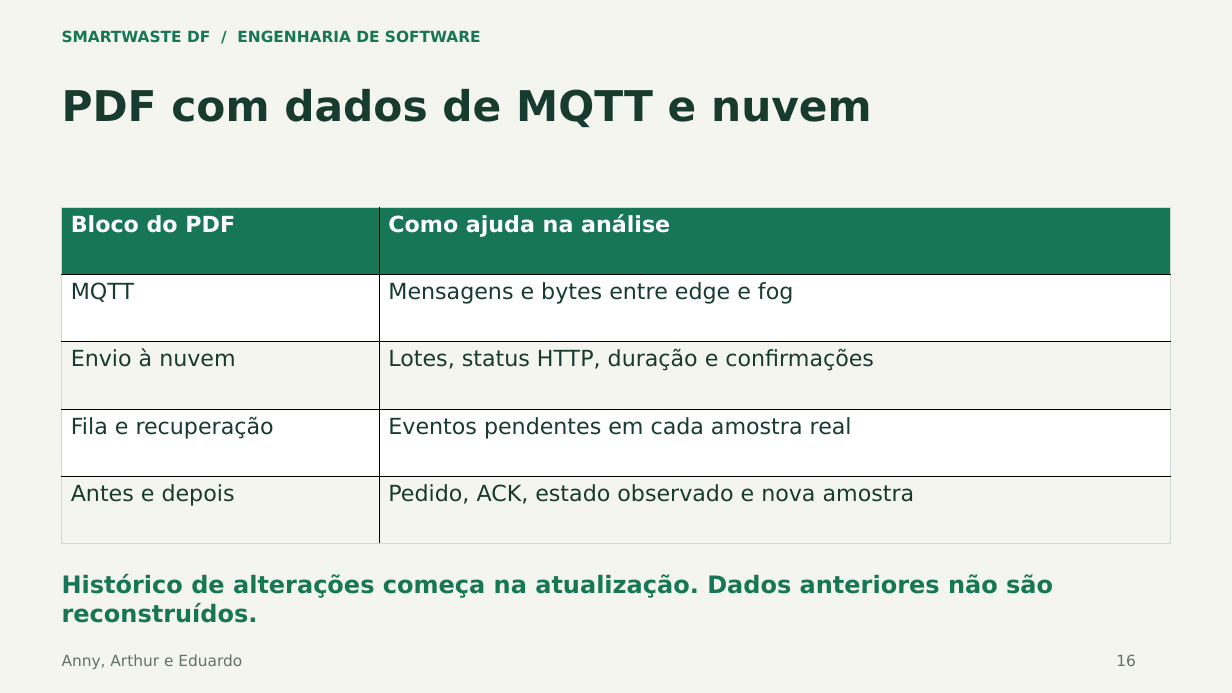
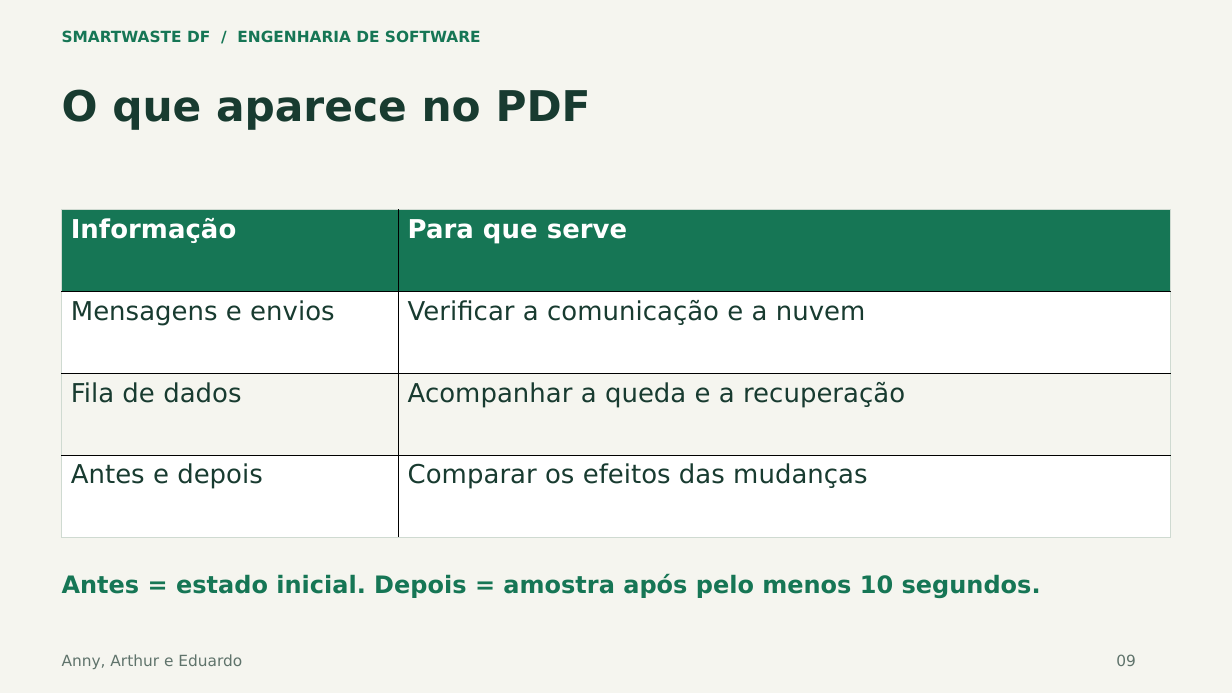
Before and after one commit to annygabb/IoT---Coleta, a slide deck: slide 9 of docs/entrega/SmartWaste_Apresentacao_Atualizada.pptx (slide 16 before the commit). Drawn at 1232x693 pixels with LibreOffice and Linux fonts; fonts in the diff are those of the drawing. Boxes give left, top, right and bottom in pixels: in the first picture for what was removed or moved away, otherwise in the second. Text is boxed around its words. In the diff, an @@ line names an element or a change of style, - is before the commit and + after.

Commit message:
docs: simplifica apresentação para dez slides com termos explicados

```diff
--- a/docs/entrega/SmartWaste_Apresentacao_Atualizada.pptx
+++ b/docs/entrega/SmartWaste_Apresentacao_Atualizada.pptx
@@ text at (x1=62, y1=89, x2=591, y2=130): text changed @@
-PDF com dados de MQTT e nuvem
+O que aparece no PDF
@@ table at (x1=62, y1=210, x2=1171, y2=537) @@
-row 1: Bloco do PDF | Como ajuda na análise
-row 2: MQTT | Mensagens e bytes entre edge e fog
-row 3: Envio à nuvem | Lotes, status HTTP, duração e confirmações
-row 4: Fila e recuperação | Eventos pendentes em cada amostra real
-row 5: Antes e depois | Pedido, ACK, estado observado e nova amostra
+row 1: Informação | Para que serve
+row 2: Mensagens e envios | Verificar a comunicação e a nuvem
+row 3: Fila de dados | Acompanhar a queda e a recuperação
+row 4: Antes e depois | Comparar os efeitos das mudanças
@@ text at (x1=62, y1=574, x2=1041, y2=598): text changed @@
-Histórico de alterações começa na atualização. Dados anteriores não são reconstruídos.
+Antes = estado inicial. Depois = amostra após pelo menos 10 segundos.
@@ text at (x1=1116, y1=654, x2=1136, y2=666): text changed @@
-16
+09
```
Also in this commit, not shown: 9 other slides changed, 10 slides removed, 1 other file.
